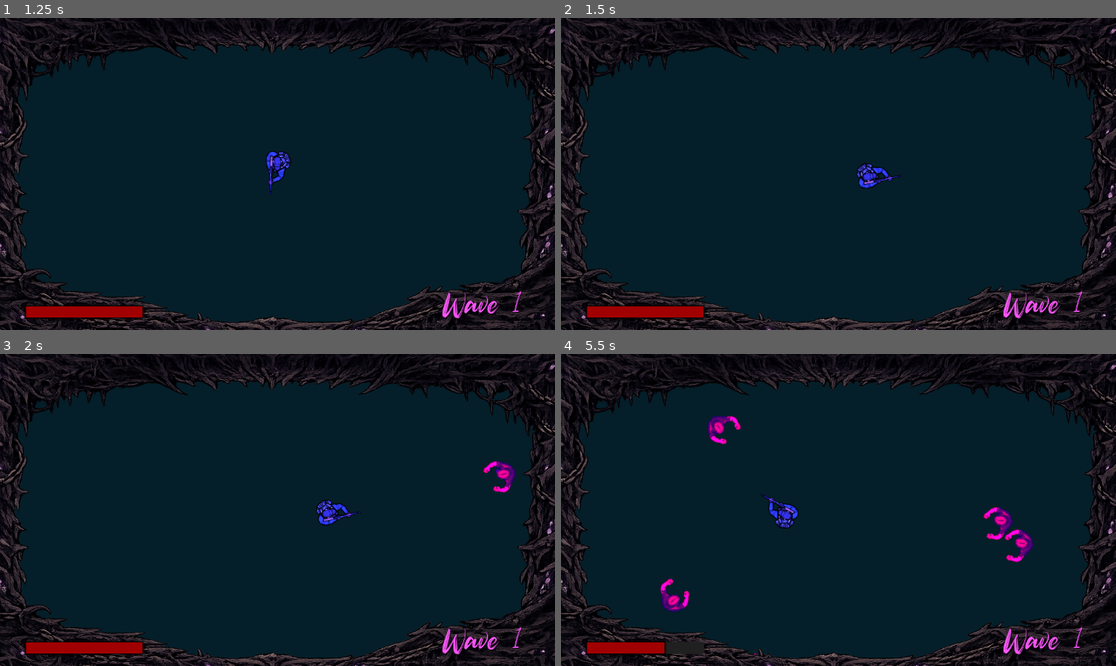
Above: before the commit, frames 1-4 (two rows, left to right).
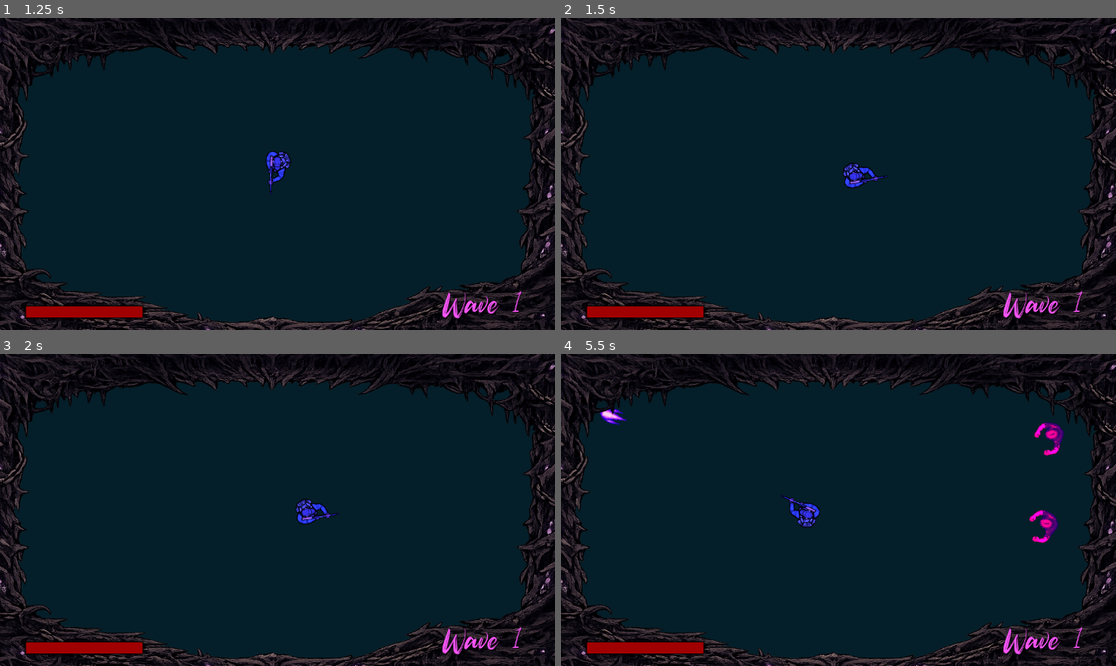
Above: after the commit, the same moments.

Repository: ayaanyousaf/plagued-abyss
Game: Godot game, scene res://scenes/Main.tscn
Same seed, same stepped clock (60 frames per second), same inputs: the game is played once before the commit and once after it.
Inputs (mouse positions are in pixels of both pictures, inside the frame that each line leads up to):
- Up to frame 1 (1.25 s): click "Play" at 0.5 s
- Up to frame 2 (1.5 s): tap Enter (continue) at 1.25 s; move the mouse to (960, 158) at 1.27 s; hold D (move_right) from 1.28 s (still down); hold Enter (continue) from 1.28 s (still down)
- Up to frame 3 (2 s): keep holding D (move_right); keep holding Enter (continue)
- Up to frame 4 (5.5 s): move the mouse to (727, 525) at 2.02 s; release D (move_right) at 2.03 s; release Enter (continue) at 2.03 s; hold S (move_down) 2.03-2.78 s; click (727, 525) at 2.1 s; move the mouse to (894, 441) at 2.77 s; hold D (move_right) 2.78-3.53 s; hold Enter (continue) 2.78-3.53 s; move the mouse to (810, 572) at 3.52 s; hold W (move_up) 3.53-4.28 s; click (810, 572) at 3.6 s; move the mouse to (1005, 556) at 4.27 s; hold Enter (continue) 4.28-5.03 s; hold A (move_left) from 4.28 s (still down); move the mouse to (672, 463) at 5.02 s; click (672, 463) at 5.1 s

Frame 1 is identical in both runs. In frame 2, 0.5% of the frame differs, in the area x 50-62%, y 46-55%; in frame 3, 0.8%; in frame 4, 2.7%, in the area x 6-91%, y 17-97%.

Commit message:
reduce player and enemy speeds

Diff:
--- a/scripts/enemy.gd
+++ b/scripts/enemy.gd
@@ -1,6 +1,6 @@
 extends CharacterBody2D
 
-const SPEED = 100.0
+const SPEED = 50.0
 var player: CharacterBody2D = null
 var hp = 2
 
--- a/scripts/player.gd
+++ b/scripts/player.gd
@@ -4,7 +4,7 @@
 signal died
 signal hp_updated(hp)
 
-const SPEED = 300.0
+const SPEED = 200.0
 var hp = 3
 var taken_damage = false
 
